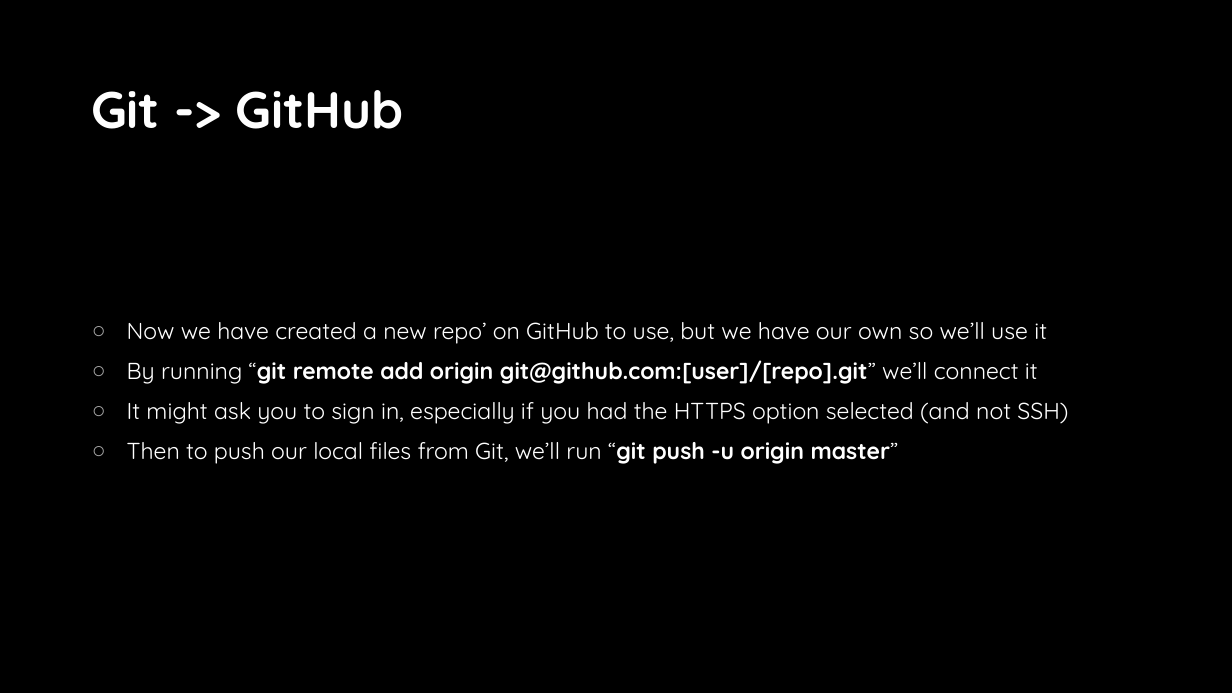
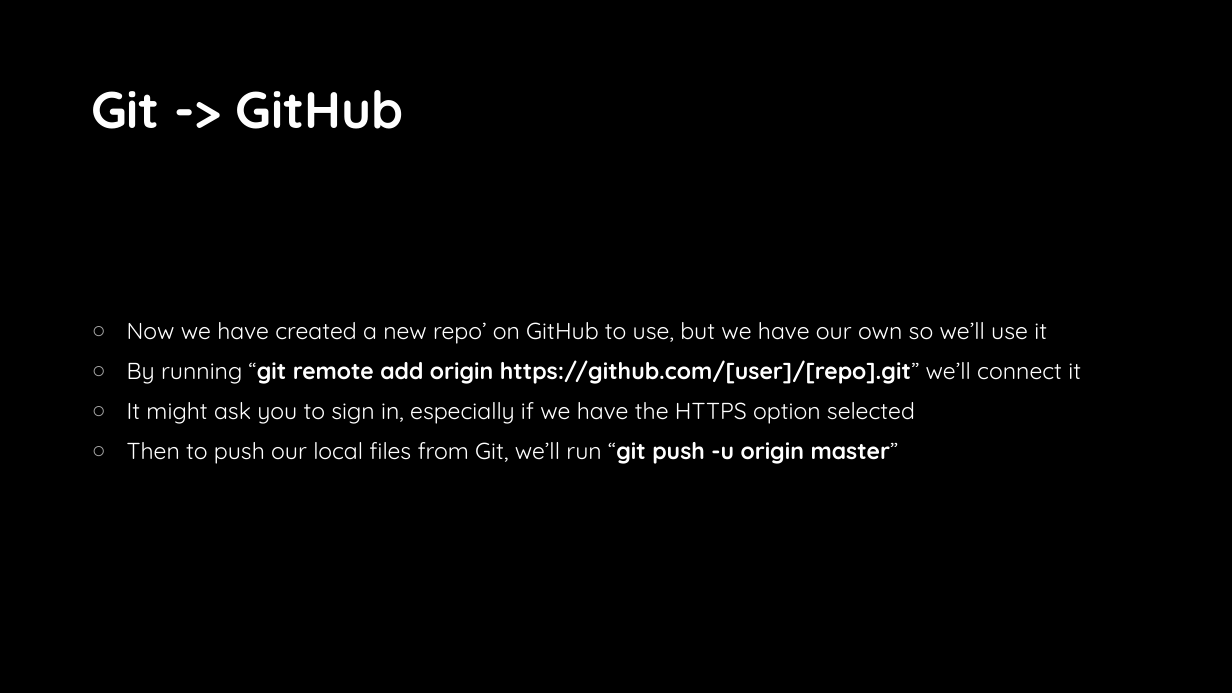
Before and after one commit to mmu-computing-society/mmu_comp_soc, a slide deck: slide 9 of assets/workshops/Intro To Git & GitHub.pptx. Drawn at 1232x693 pixels with LibreOffice and Linux fonts; fonts in the diff are those of the drawing; background and template pictures are left out. Boxes give left, top, right and bottom in pixels: in the first picture for what was removed or moved away, otherwise in the second. Text is boxed around its words. In the diff, an @@ line names an element or a change of style, - is before the commit and + after.

```diff
--- a/assets/workshops/Intro To Git & GitHub.pptx
+++ b/assets/workshops/Intro To Git & GitHub.pptx
@@ text at (x1=127, y1=360, x2=1081, y2=424): text changed @@
-○ By running “git remote add origin git@github.com:[user]/[repo].git” we’ll connect it
-○ It might ask you to sign in, especially if you had the HTTPS option selected (and not SSH)
+○ By running “git remote add origin https://github.com/[user]/[repo].git” we’ll connect it
+○ It might ask you to sign in, especially if we have the HTTPS option selected
```
Also in this commit, not shown: 1 other slide changed.
